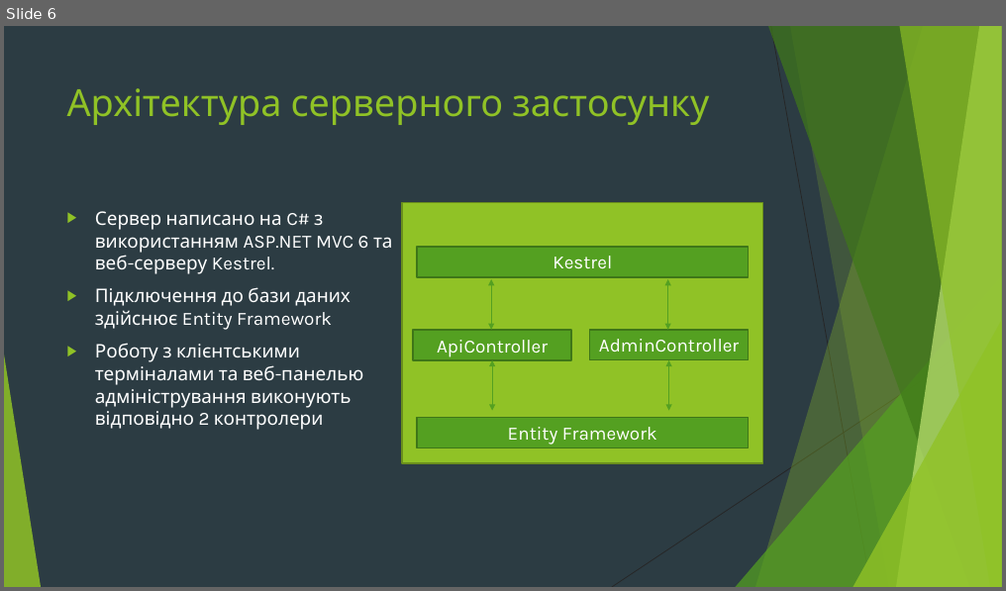
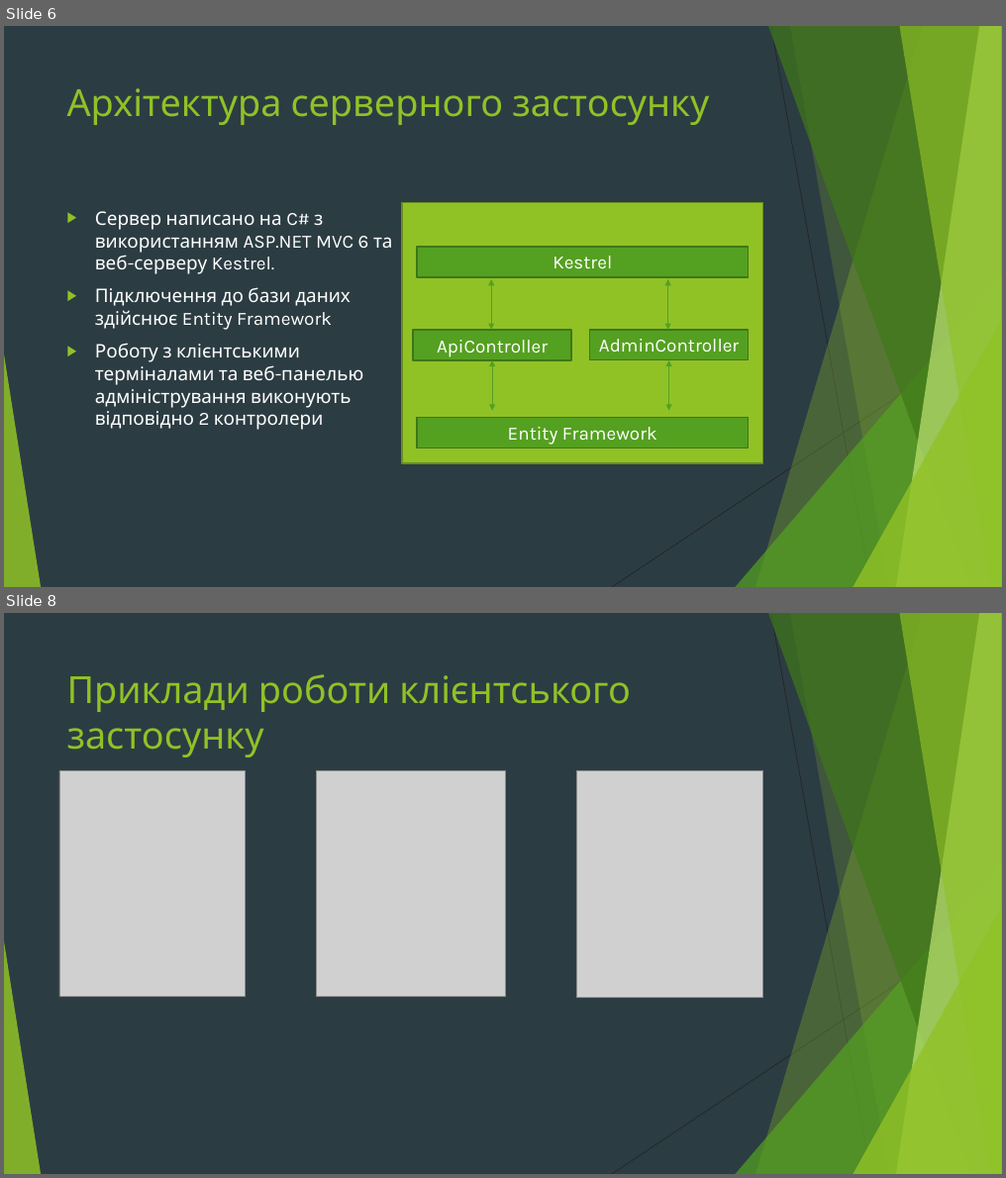
Before and after one commit to AlexCatze/StockManager, a slide deck: Презентація.pptx. Shown one above the other, each under a label of ours: slide 6 before the commit, slides 6 and 8 after it; the slides between them are not shown. The pictures are 1006x591 and 1006x1178 pixels, drawn with LibreOffice and Linux fonts; fonts in the diff are those of the drawing; grey boxes stand for pictures. Boxes give left, top, right and bottom in pixels: in the first picture for what was removed or moved away, otherwise in the second. Text is boxed around its words. In the diff, an @@ line names an element or a change of style, - is before the commit and + after.

Commit message:
update presentation

```diff
--- a/Презентація.pptx
+++ b/Презентація.pptx
@@ slide 8 added at box(4, 613, 1002, 1174), background #2C3C43; not listed: 10 template elements that a slide beside it also shows @@
@@ title added at box(67, 674, 631, 758), 36 pt, text #90C226 @@
+Приклади роботи клієнтського застосунку
@@ picture added at box(59, 771, 245, 996) @@
@@ picture added at box(317, 771, 506, 996) @@
@@ picture added at box(576, 771, 763, 998) @@
```
Also in this commit, not shown: 1 other slide added.
